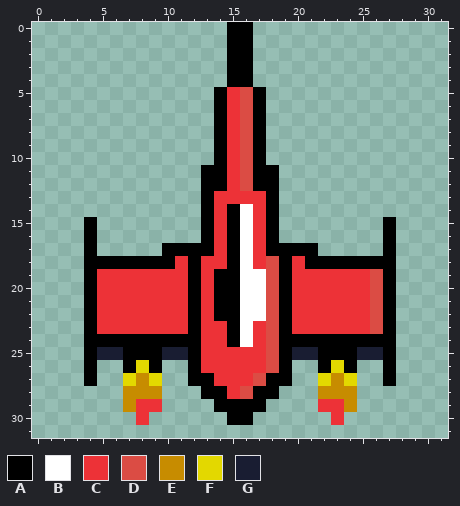
Edited in one commit: pixel-art sprite (art/ship.png). The picture above is the old version.
The file is 32x32 pixels.
Palette (. is transparent): A #000000  B #ffffff  C #ed3237  D #db4c44  E #c78c00  F #e3d800  G #191d32
Pixels before, first column x 4:
 0 ...........AA...........
 1 ...........AA...........
 2 ...........AA...........
 3 ...........AA...........
 4 ...........AA...........
 5 ..........ACDA..........
 6 ..........ACDA..........
 7 ..........ACDA..........
 8 ..........ACDA..........
 9 ..........ACDA..........
10 ..........ACDA..........
11 .........AACDAA.........
12 .........AACDAA.........
13 .........ACCCCA.........
14 .........ACABCA.........
15 A........ACABCA........A
16 A........ACABCA........A
17 A.....AAAACABCAAAA.....A
18 AAAAAAACACCABCDACAAAAAAA
19 ACCCCCCCACAABBDACCCCCCDA
20 ACCCCCCCACAABBDACCCCCCDA
21 ACCCCCCCACAABBDACCCCCCDA
22 ACCCCCCCACAABBDACCCCCCDA
23 ACCCCCCCACCABCDACCCCCCDA
24 AAAAAAAAACCABCDAAAAAAAAA
25 AGGAAAGGACCCCCDAGGAAAGGA
26 A..AFA..ACCCCCDA..AFA..A
27 A..FEF..AACCCDAA..FEF..A
28 ...EEE...AACDAA...EEE...
29 ...ECC....AAAA....CCE...
30 ....C......AA......C....
And afterwards:
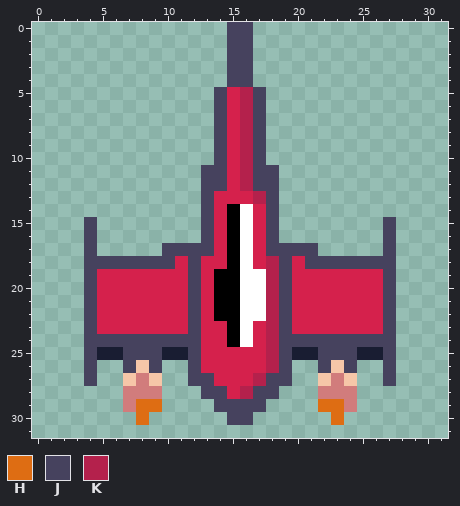
Colours new in this view: H #de6d13  J #46425e  K #b4214c
The edit:
colour C: #ed3237 -> #d5214c
colour E: #c78c00 -> #d17c7c
colour F: #e3d800 -> #f6c6a8
y 0..4: x 15..16 AA -> JJ
y 5..10: x 14 A -> J; x 16..17 DA -> KJ
y 11..12: x 13..14 AA -> JJ; x 16..18 DAA -> KJJ
y 13: x 13 A -> J; x 17..18 CA -> KJ
y 14: x 13 A -> J; x 18 A -> J
y 15..16: x 4 A -> J; x 13 A -> J; x 18 A -> J; x 27 A -> J
y 17: x 4 A -> J; x 10..13 AAAA -> JJJJ; x 18..21 AAAA -> JJJJ; x 27 A -> J
y 18: x 4..10 AAAAAAA -> JJJJJJJ; x 12 A -> J; x 18..19 DA -> KJ; x 21..27 AAAAAAA -> JJJJJJJ
y 19..23: x 4 A -> J; x 12 A -> J; x 18..19 DA -> KJ; x 26..27 DA -> CJ
y 24: x 4..12 AAAAAAAAA -> JJJJJJJJJ; x 18..27 DAAAAAAAAA -> KJJJJJJJJJ
y 25: x 4 A -> J; x 7..9 AAA -> JJJ; x 12 A -> J; x 18..19 DA -> KJ; x 22..24 AAA -> JJJ; x 27 A -> J
y 26: x 4 A -> J; x 7 A -> J; x 9 A -> J; x 12 A -> J; x 18..19 DA -> KJ; x 22 A -> J; x 24 A -> J; x 27 A -> J
y 27: x 4 A -> J; x 12..13 AA -> JJ; x 17..19 DAA -> KJJ; x 27 A -> J
y 28: x 13..14 AA -> JJ; x 16..18 DAA -> KJJ
y 29: x 8..9 CC -> HH; x 14..17 AAAA -> JJJJ; x 22..23 CC -> HH
y 30: x 8 C -> H; x 15..16 AA -> JJ; x 23 C -> H
Boxes around the changes in both pictures, in picture pixels (x1, y1, x2, y2):
changed: (84, 22, 396, 425)
